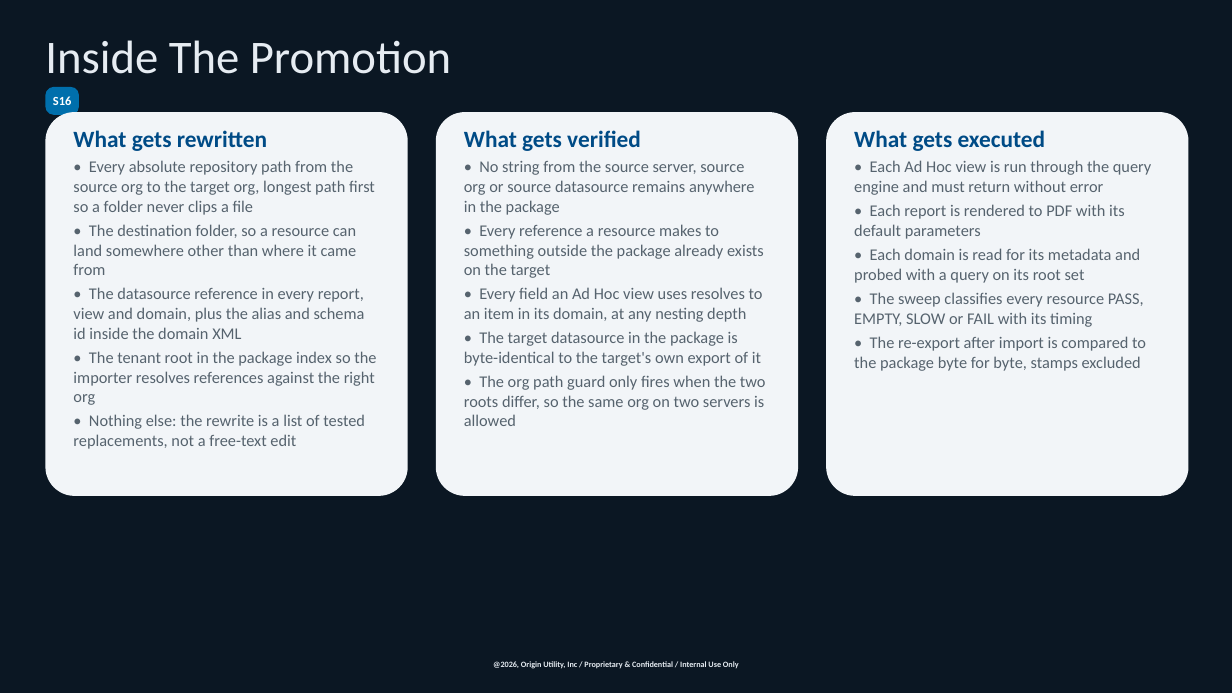
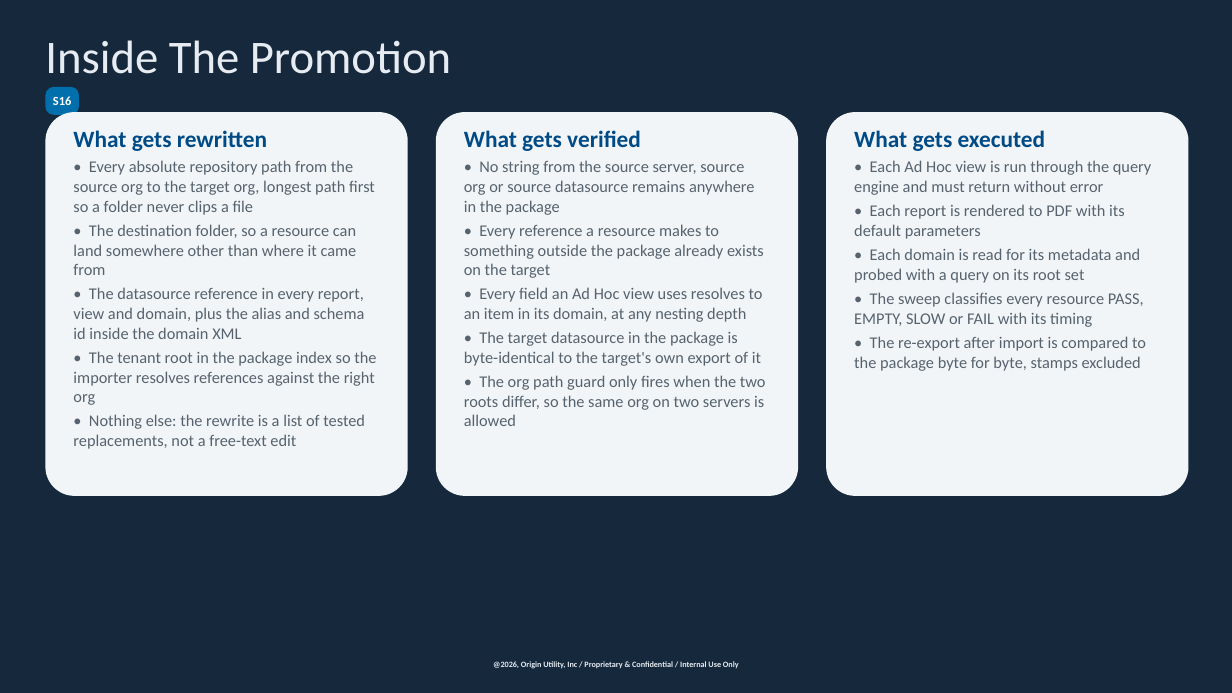
Before and after one commit to chasepowers59/OriginBA, a slide deck: slide 17 of jaspersoft/docs/OriginBA_Automated_Deployment.pptx. Drawn at 1232x693 pixels with LibreOffice and Linux fonts; fonts in the diff are those of the drawing; background and template pictures are left out; a plain dark background stands for a picture behind light text. Boxes give left, top, right and bottom in pixels: in the first picture for what was removed or moved away, otherwise in the second. Text is boxed around its words. In the diff, an @@ line names an element or a change of style, - is before the commit and + after.

```diff
--- a/jaspersoft/docs/OriginBA_Automated_Deployment.pptx
+++ b/jaspersoft/docs/OriginBA_Automated_Deployment.pptx
@@ rectangle at (x1=0, y1=0, x2=1232, y2=693): fill #0B1723 to #16283C @@
```
Also in this commit, not shown: 23 other slides changed, 10 other files.
